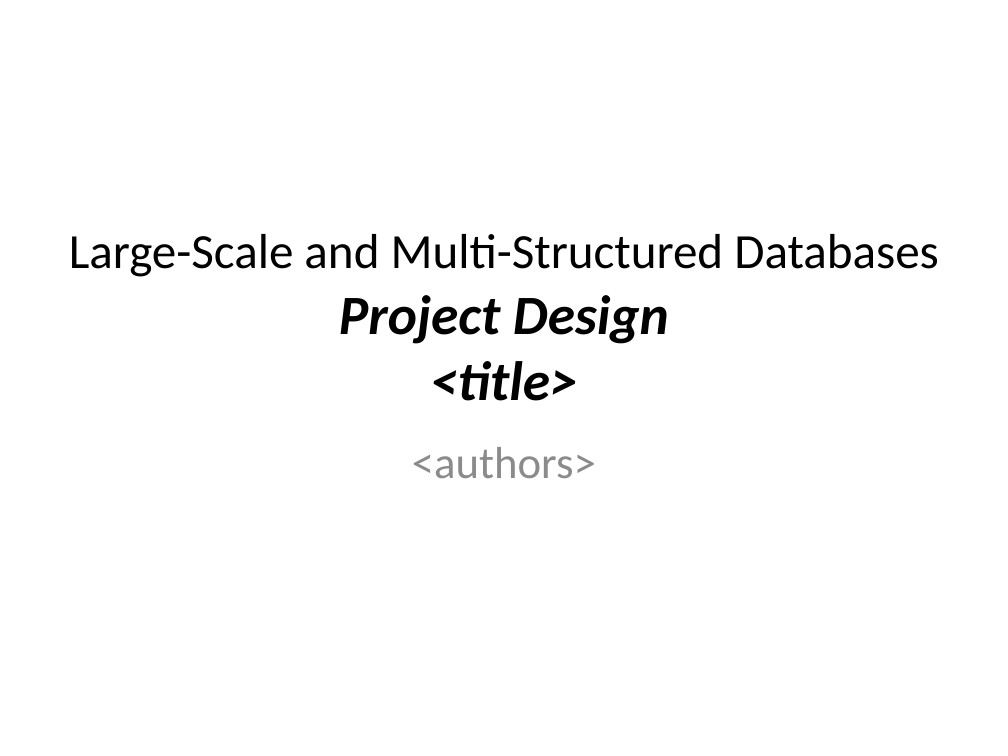
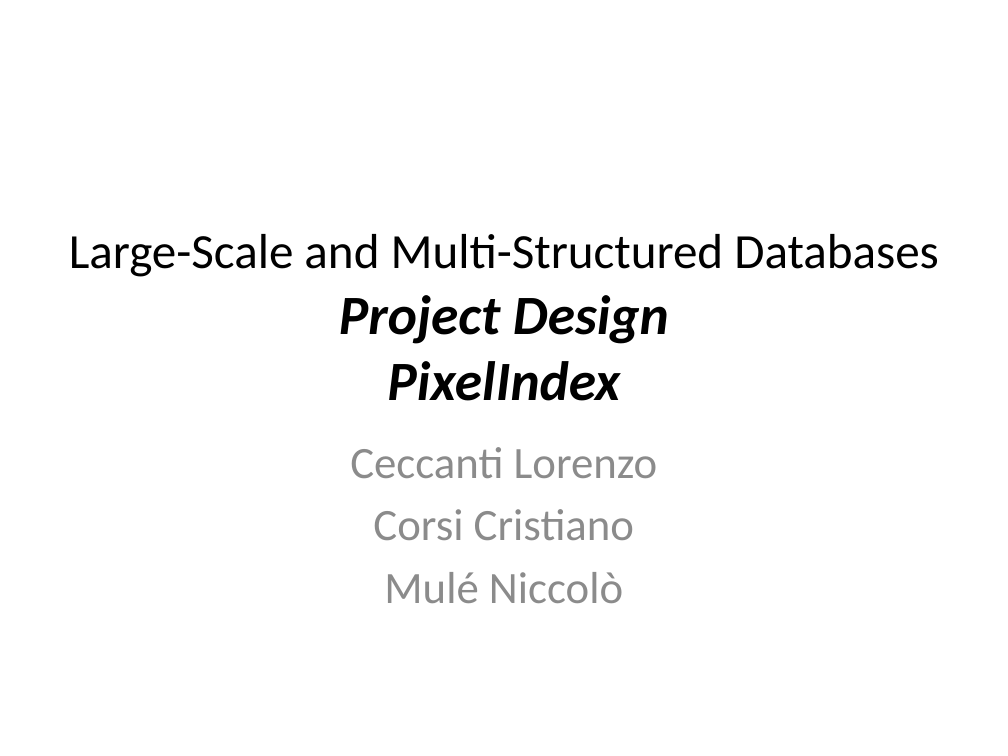
Before and after one commit to lorenzoceccanti/pixelindex, a slide deck: slide 1 of Preliminary Presentation.pptx. Drawn at 1008x756 pixels with LibreOffice and Linux fonts; fonts in the diff are those of the drawing; background and template pictures are left out. Boxes give left, top, right and bottom in pixels: in the first picture for what was removed or moved away, otherwise in the second. Text is boxed around its words. In the diff, an @@ line names an element or a change of style, - is before the commit and + after.

```diff
--- a/Preliminary Presentation.pptx
+++ b/Preliminary Presentation.pptx
@@ title at (69,234,939,401): text changed @@
-Large-Scale and Multi-Structured Databases
-Project Design
-<title>
+Large-Scale and Multi-Structured Databases
+Project Design
+PixelIndex
@@ subtitle at (350,447,658,603): text changed @@
-<authors>
+Ceccanti Lorenzo
+Corsi Cristiano
+Mulé Niccolò
```
Also in this commit, not shown: 4 other slides changed, 2 slides added, 3 slides removed.
